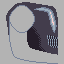
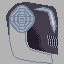
The second 64x64 image is a revision of the first. Changes to its layers:
painted on "Main" over [10, 6, 58, 64]